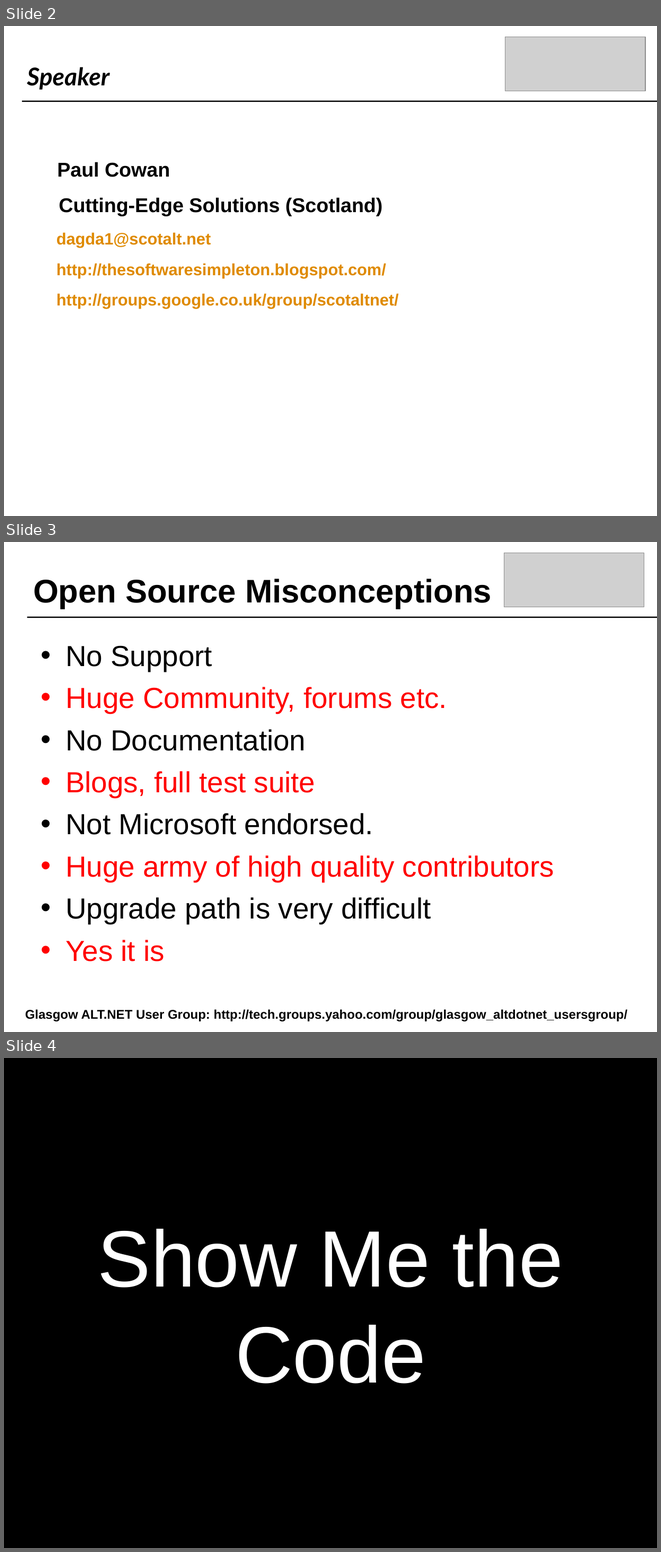
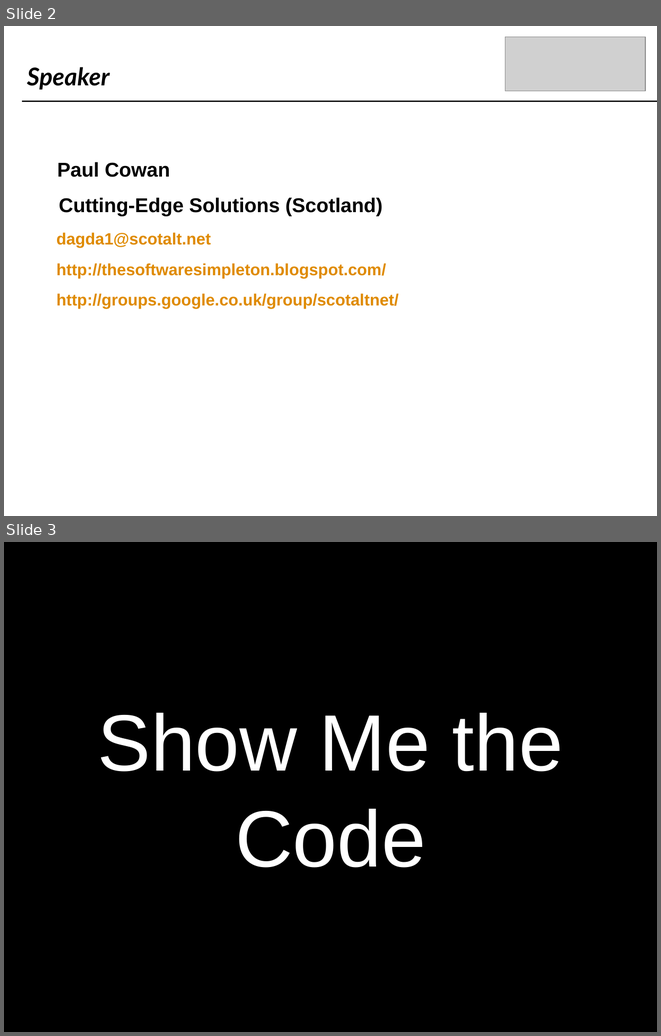
Before and after one commit to craignicol/scotaltdotnet, a slide deck: presentations/nhibernate/nhibernate.ppt. Shown one above the other, each under a label of ours: slides 2, 3 and 4 before the commit, slides 2 and 3 after it. The pictures are 661x1552 and 661x1036 pixels, drawn with LibreOffice and Linux fonts; fonts in the diff are those of the drawing; grey boxes stand for pictures; background and template pictures are left out. Boxes give left, top, right and bottom in pixels: in the first picture for what was removed or moved away, otherwise in the second. Text is boxed around its words. In the diff, an @@ line names an element or a change of style, - is before the commit and + after.

```diff
--- a/presentations/nhibernate/nhibernate.ppt
+++ b/presentations/nhibernate/nhibernate.ppt
@@ slide 3 removed at (x1=4, y1=542, x2=657, y2=1032), background picture (left out) @@
@@ picture removed at (x1=504, y1=553, x2=644, y2=607) @@
@@ text removed at (x1=33, y1=579, x2=492, y2=609) @@
-Open Source Misconceptions
@@ line removed from (27, 617) to (657, 617) @@
@@ text removed at (x1=65, y1=645, x2=554, y2=961) @@
-• No Support
-• Huge Community, forums etc.
-• No Documentation
-• Blogs, full test suite
-• Not Microsoft endorsed.
-• Huge army of high quality contributors
-• Upgrade path is very difficult
-• Yes it is
@@ text removed at (x1=25, y1=1009, x2=628, y2=1021) @@
-Glasgow ALT.NET User Group: http://tech.groups.yahoo.com/group/glasgow_altdotnet_usersgroup/
@@ what was slide 4 is now slide 3 @@
```
